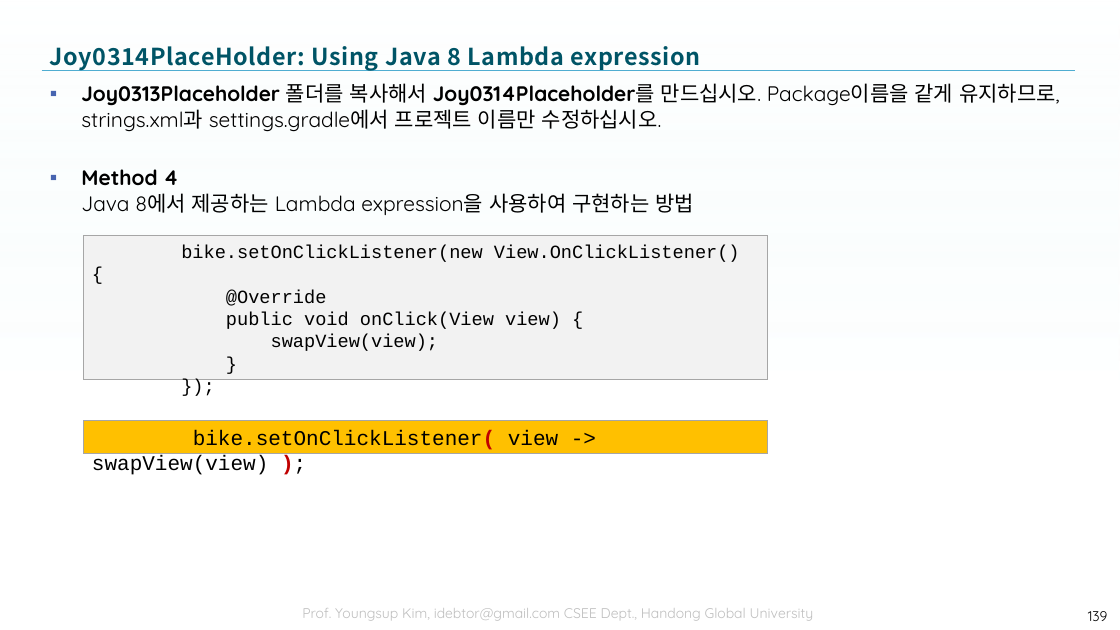
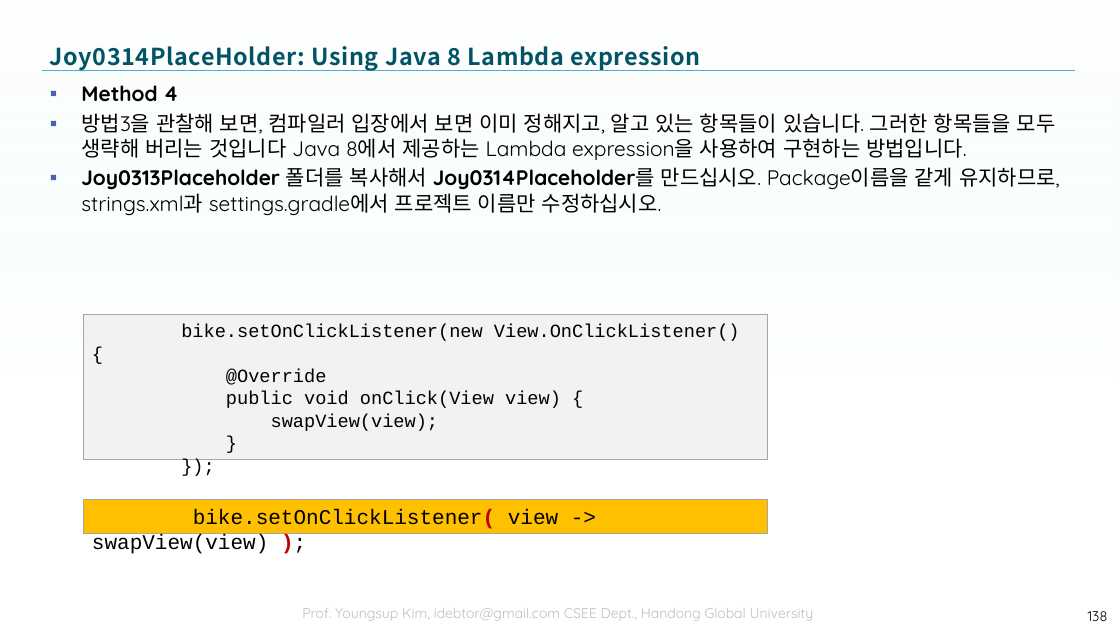
Before and after one commit to tae7841/HuStarAS, a slide deck: slide 138 of ppts/03Widget.pptx (slide 139 before the commit). Drawn at 1120x630 pixels with LibreOffice and Linux fonts; fonts in the diff are those of the drawing; background and template pictures are left out. Boxes give left, top, right and bottom in pixels: in the first picture for what was removed or moved away, otherwise in the second. Text is boxed around its words. In the diff, an @@ line names an element or a change of style, - is before the commit and + after.

```diff
--- a/ppts/03Widget.pptx
+++ b/ppts/03Widget.pptx
@@ text at bbox=[81, 85, 1056, 160]: paragraphs added @@
+▪ Method 4
+▪ 방법3을 관찰해 보면, 컴파일러 입장에서 보면 이미 정해지고, 알고 있는 항목들이 있습니다. 그러한 항목들을 모두 생략해 버리는 것입니다 Java 8에서 제공하는 Lambda expression을 사용하여 구현하는 방법입니다.
@@ text at bbox=[81, 169, 694, 215]: paragraph removed @@
-▪ Method 4
-  Java 8에서 제공하는 Lambda expression을 사용하여 구현하는 방법
@@ rectangle "bike.setOnClickListener(new View.OnClickListener() {": place and size @@
-rectangle "bike.setOnClickListener(new View.OnClickListener() {" at bbox=[84, 236, 768, 381]
+rectangle "bike.setOnClickListener(new View.OnClickListener() {" at bbox=[84, 315, 768, 460]
@@ rectangle "bike.setOnClickListener( view -> swapView(view) );": place and size @@
-rectangle "bike.setOnClickListener( view -> swapView(view) );" at bbox=[84, 420, 768, 454]
+rectangle "bike.setOnClickListener( view -> swapView(view) );" at bbox=[84, 500, 768, 534]
@@ page number at bbox=[1088, 611, 1108, 621]: text changed @@
-139
+138
```
Also in this commit, not shown: 6 other slides changed, 2 slides added, 3 slides removed.
